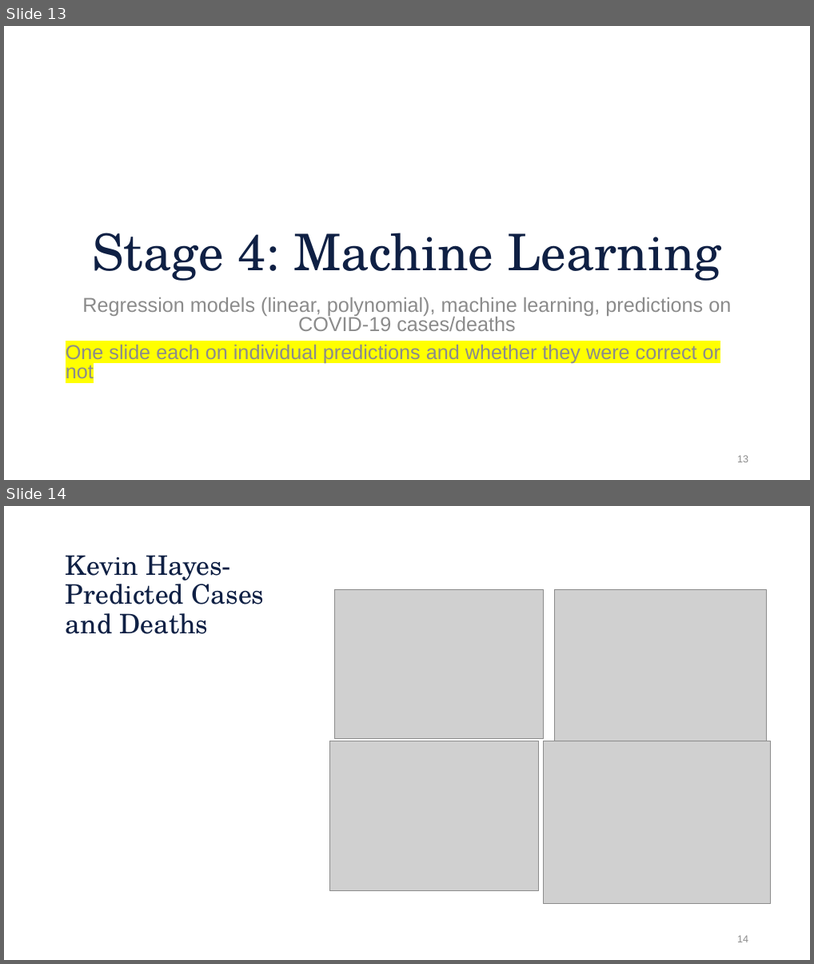
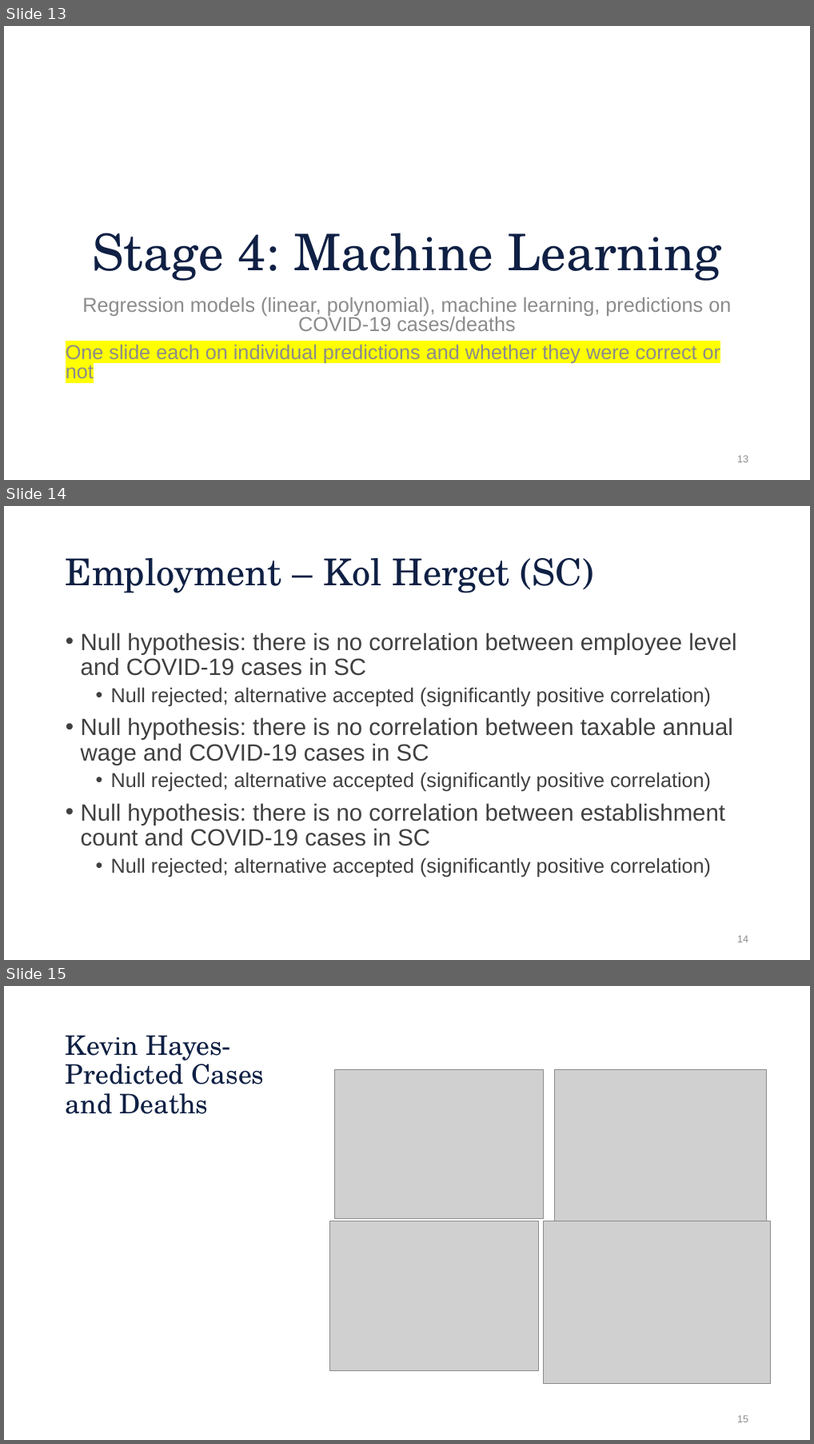
Before and after one commit to aiwayemi/Group-1, a slide deck: ProjPresentation.pptx. Shown one above the other, each under a label of ours: slides 13 and 14 before the commit, slides 13, 14 and 15 after it. The pictures are 814x964 and 814x1444 pixels, drawn with LibreOffice and Linux fonts; fonts in the diff are those of the drawing; grey boxes stand for pictures; background and template pictures are left out. Boxes give left, top, right and bottom in pixels: in the first picture for what was removed or moved away, otherwise in the second. Text is boxed around its words. In the diff, an @@ line names an element or a change of style, - is before the commit and + after.

Commit message:
stage 4 employment hypothesis tests inserted in presentation PPT

```diff
--- a/ProjPresentation.pptx
+++ b/ProjPresentation.pptx
@@ slide 14 added at box(4, 506, 810, 960), background #FFFFFF @@
@@ title added at box(66, 558, 594, 593), 44 pt, text #0F2044 @@
+Employment – Kol Herget (SC)
@@ text added at box(81, 632, 737, 876), 28 pt, text #404040 @@
+• Null hypothesis: there is no correlation between employee level and COVID-19 cases in SC
+  • Null rejected; alternative accepted (significantly positive correlation)
+• Null hypothesis: there is no correlation between taxable annual wage and COVID-19 cases in SC
+  • Null rejected; alternative accepted (significantly positive correlation)
+• Null hypothesis: there is no correlation between establishment count and COVID-19 cases in SC
+  • Null rejected; alternative accepted (significantly positive correlation)
@@ page number added at box(738, 935, 749, 942), 12 pt, text #8C8C8C @@
+14
@@ what was slide 14 is now slide 15 @@
@@ page number at box(738, 1415, 749, 1422): text changed @@
-14
+15
```
Also in this commit, not shown: 1 slide changed.
